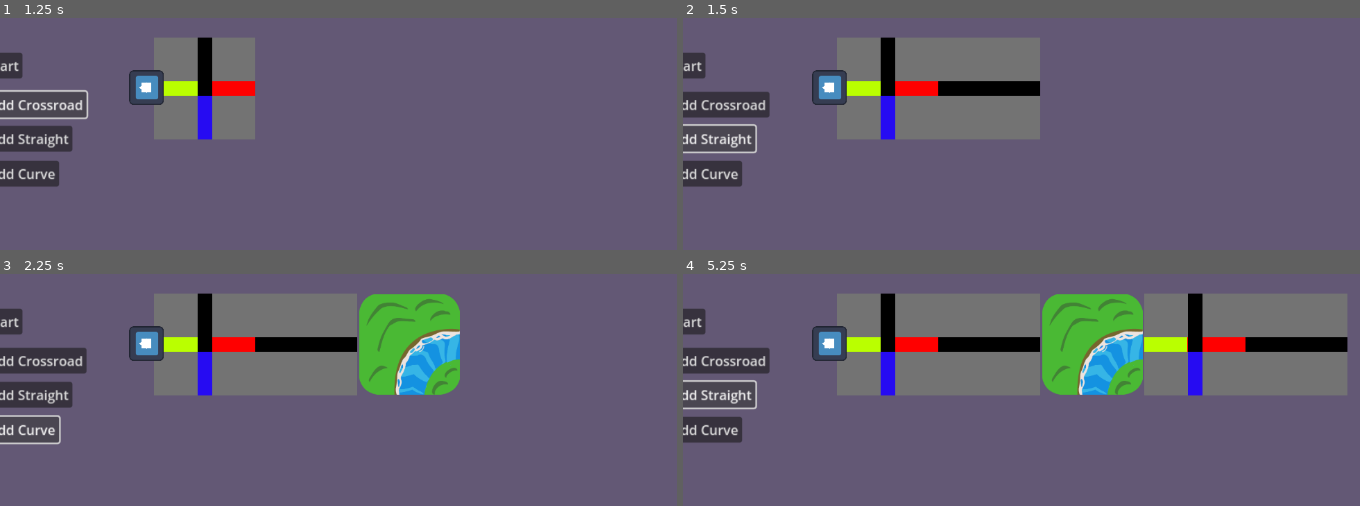
Above: before the commit, frames 1-4 (two rows, left to right).
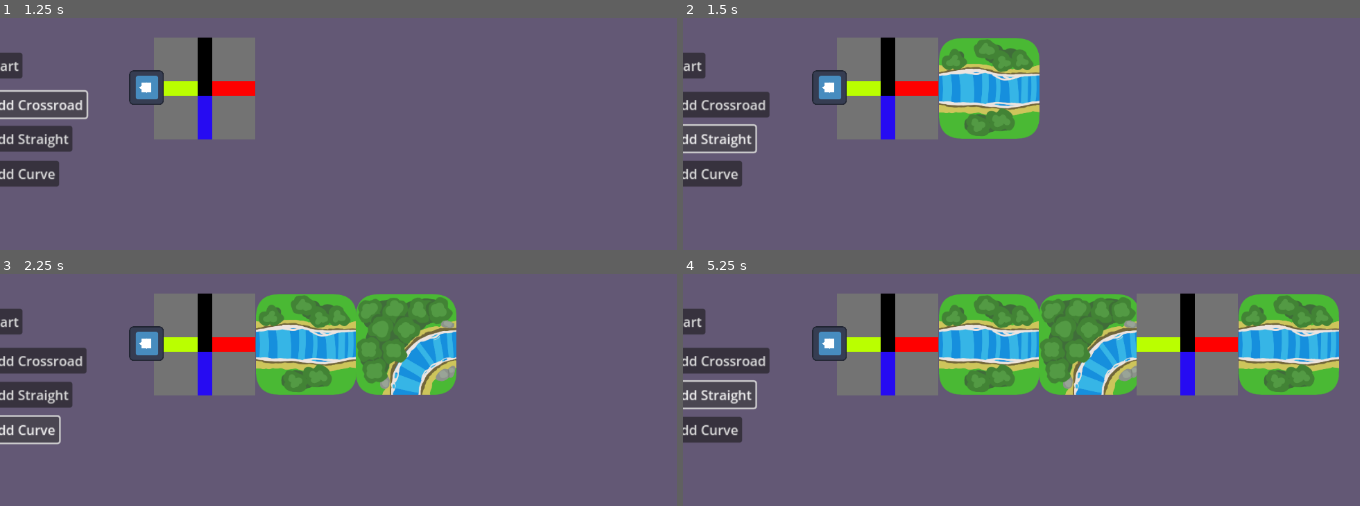
Above: after the commit, the same moments.

Repository: hellphy/CatSlide
Game: Godot game, scene res://scenes/main.tscn
Two runs of this game, one before a commit and one after it. Both use one fixed random seed, a clock stepped at 60 frames per second and the inputs below. The project has no main scene, so this scene is started directly. The engine's default icon, where the game draws it, is replaced by a stand-in: a white triangle on a blue panel in a dark square.
Inputs:
- Up to frame 1 (1.25 s): click "add Crossroad" at 0.5 s
- Up to frame 2 (1.5 s): click "add Straight" at 1.25 s
- Up to frame 3 (2.25 s): click "add Curve" at 2 s
- Up to frame 4 (5.25 s): click "Start" at 2.75 s; click "Start" at 3.5 s; click "add Crossroad" at 4.25 s; click "add Straight" at 5 s

Frame 1 is identical in both runs. In frame 2, 6.5% of the frame differs, in the area x 37-53%, y 8-53%; in frame 3, 11%; in frame 4, 19%, in the area x 37-99%, y 8-53%.

Commit message:
updated graphics for straight and curve

Diff:
--- a/scenes/cat.tscn
+++ b/scenes/cat.tscn
@@ -4,7 +4,7 @@
 [ext_resource type="Texture2D" uid="uid://wcu6tw6dcr8u" path="res://icon.svg" id="2_gulou"]
 
 [sub_resource type="CircleShape2D" id="CircleShape2D_p1mh8"]
-radius = 28.0178
+radius = 17.0
 
 [sub_resource type="CircleShape2D" id="CircleShape2D_6tkxf"]
 radius = 18.0278
--- a/scenes/corner.tscn
+++ b/scenes/corner.tscn
@@ -5,13 +5,13 @@
 
 [sub_resource type="Curve2D" id="Curve2D_wtj3m"]
 _data = {
-"points": PackedVector2Array(-0.140308, 10.5231, 0.140308, -10.5231, 1, 65, -16.1354, 19.6431, 16.1354, -19.6431, 14, 17, -3.50769, 0.140308, 3.50769, -0.140308, 67, 0)
+"points": PackedVector2Array(-0.140308, 10.5231, 0.140308, -10.5231, 1, 61, -16.1354, 19.6431, 16.1354, -19.6431, 14, 17, -3.50769, 0.140308, 3.50769, -0.140308, 62, 0)
 }
 point_count = 3
 
 [sub_resource type="Curve2D" id="Curve2D_gvxo4"]
 _data = {
-"points": PackedVector2Array(5.24407, -0.187288, -5.24407, 0.187288, 127, 61, 17.4178, -14.6085, -17.4178, 14.6085, 78, 73, 0.561865, -11.2373, -0.561865, 11.2373, 61, 126)
+"points": PackedVector2Array(5.24407, -0.187288, -5.24407, 0.187288, 122, 61, 17.4178, -14.6085, -17.4178, 14.6085, 78, 73, 0.561865, -11.2373, -0.561865, 11.2373, 61, 122)
 }
 point_count = 3
 
@@ -22,13 +22,19 @@
 size = Vector2(121, 122)
 
 [node name="Control" type="Control"]
-custom_minimum_size = Vector2(121, 121)
+custom_minimum_size = Vector2(116, 116)
 layout_mode = 3
-anchors_preset = 0
-offset_left = -61.0
-offset_top = -61.0
-offset_right = 60.0
-offset_bottom = 60.0
+anchors_preset = 8
+anchor_left = 0.5
+anchor_top = 0.5
+anchor_right = 0.5
+anchor_bottom = 0.5
+offset_left = -636.0
+offset_top = -385.0
+offset_right = -515.0
+offset_bottom = -264.0
+grow_horizontal = 2
+grow_vertical = 2
 pivot_offset = Vector2(61, 61)
 mouse_filter = 2
 
@@ -46,7 +52,7 @@
 
 [node name="Path1" type="PathFollow2D" parent="Area2D/FirstPath"]
 unique_name_in_owner = true
-position = Vector2(1, 65)
+position = Vector2(1, 61)
 rotation = -1.55746
 scale = Vector2(1.00037, 1)
 skew = -1.38283e-05
@@ -58,7 +64,7 @@
 
 [node name="Path2" type="PathFollow2D" parent="Area2D/SecondPath"]
 unique_name_in_owner = true
-position = Vector2(127, 61)
+position = Vector2(122, 61)
 rotation = 3.10589
 loop = false
 
@@ -66,19 +72,18 @@
 unique_name_in_owner = true
 
 [node name="FirstEntryCollision" type="CollisionShape2D" parent="Area2D/FirstEntry"]
-position = Vector2(2, 56)
+position = Vector2(2, 52)
 shape = SubResource("RectangleShape2D_pdcbj")
 
 [node name="SecondEntry" type="Area2D" parent="Area2D"]
 unique_name_in_owner = true
 
-[node name="SecondEntryCollision" type="CollisionShape2D" parent="Area2D/SecondEntry"]
-position = Vector2(56, 1)
+[node name="CollisionShape2D" type="CollisionShape2D" parent="Area2D/SecondEntry"]
+position = Vector2(53, 1)
 rotation = 1.5708
 shape = SubResource("RectangleShape2D_pdcbj")
 
 [node name="CollisionShape2D" type="CollisionShape2D" parent="Area2D"]
-visible = false
 position = Vector2(0.5, 0)
 shape = SubResource("RectangleShape2D_o8u0q")
 
--- a/scenes/cross.tscn
+++ b/scenes/cross.tscn
@@ -20,7 +20,7 @@
 point_count = 2
 
 [node name="CrossPiece" type="Control"]
-custom_minimum_size = Vector2(118, 118)
+custom_minimum_size = Vector2(116, 116)
 layout_mode = 3
 anchors_preset = 0
 offset_left = -60.0
--- a/scenes/main.tscn
+++ b/scenes/main.tscn
@@ -77,7 +77,7 @@
 shape = SubResource("RectangleShape2D_ysm4g")
 
 [node name="CollisionShape2D2" type="CollisionShape2D" parent="StaticBody2D"]
-position = Vector2(430, -325)
+position = Vector2(423, -325)
 rotation = 1.57079
 shape = SubResource("RectangleShape2D_ysm4g")
 
--- a/scenes/straight.tscn
+++ b/scenes/straight.tscn
@@ -1,54 +1,45 @@
-[gd_scene load_steps=8 format=3 uid="uid://dkr0n2g0dhdvp"]
+[gd_scene load_steps=7 format=3 uid="uid://dkr0n2g0dhdvp"]
 
 [ext_resource type="Script" path="res://scripts/pieces.gd" id="1_vhd1v"]
-
-[sub_resource type="CanvasTexture" id="CanvasTexture_fhioa"]
-
-[sub_resource type="CanvasTexture" id="CanvasTexture_ijrdi"]
-specular_color = Color(0.866667, 0.137255, 0.137255, 1)
+[ext_resource type="Texture2D" uid="uid://dq0qt7dunyrbf" path="res://straightPiece.png" id="2_0w1dh"]
 
 [sub_resource type="RectangleShape2D" id="RectangleShape2D_8b44i"]
 size = Vector2(122, 122)
 
 [sub_resource type="RectangleShape2D" id="RectangleShape2D_g87ot"]
-size = Vector2(18, 29)
+size = Vector2(22, 33)
 
 [sub_resource type="Curve2D" id="Curve2D_2isi7"]
 _data = {
-"points": PackedVector2Array(0, 0, 0, 0, -61, 0, 0, 0, 0, 0, 61, 0)
+"points": PackedVector2Array(0, 0, 0, 0, -61, 0, 0, 0, 0, 0, -29, -4, 0, 0, 0, 0, 32, 3, 0, 0, 0, 0, 61, 0)
 }
-point_count = 2
+point_count = 4
 
 [sub_resource type="Curve2D" id="Curve2D_uhur6"]
 _data = {
-"points": PackedVector2Array(0, 0, 0, 0, 61, 0, 0, 0, 0, 0, -61, 0)
+"points": PackedVector2Array(0, 0, 0, 0, 61, 0, 20.2622, 0.264866, -20.2622, -0.264866, 33, 3, 0, 0, 0, 0, -31, -4, 0, 0, 0, 0, -61, 0)
 }
-point_count = 2
+point_count = 4
 
 [node name="StraightPiece" type="Control"]
-custom_minimum_size = Vector2(118, 118)
+custom_minimum_size = Vector2(116, 116)
 layout_mode = 3
 anchors_preset = 0
-offset_right = 118.0
-offset_bottom = 122.0
+offset_left = -61.0
+offset_top = -61.0
+offset_right = 61.0
+offset_bottom = 61.0
 pivot_offset = Vector2(61, 61)
 mouse_filter = 2
 
 [node name="Straight" type="Area2D" parent="."]
-position = Vector2(59, 61)
+position = Vector2(61, 61)
 script = ExtResource("1_vhd1v")
 
-[node name="Sprite2D" type="Sprite2D" parent="Straight"]
-self_modulate = Color(0.45098, 0.45098, 0.45098, 1)
-scale = Vector2(122, 122)
-texture = SubResource("CanvasTexture_fhioa")
-
-[node name="Sprite2D3" type="Sprite2D" parent="Straight"]
-self_modulate = Color(0, 0, 0, 1)
-position = Vector2(0.0165398, -9.40862e-05)
-rotation = 1.5708
-scale = Vector2(17.478, 122)
-texture = SubResource("CanvasTexture_ijrdi")
+[node name="StraightPiece" type="Sprite2D" parent="Straight"]
+rotation = 1.57079
+scale = Vector2(0.56, 0.56)
+texture = ExtResource("2_0w1dh")
 
 [node name="CollisionShape2D" type="CollisionShape2D" parent="Straight"]
 shape = SubResource("RectangleShape2D_8b44i")
@@ -57,14 +48,14 @@
 unique_name_in_owner = true
 
 [node name="CollisionShape2D" type="CollisionShape2D" parent="Straight/FirstEntry"]
-position = Vector2(-52, 0)
+position = Vector2(-50, 0)
 shape = SubResource("RectangleShape2D_g87ot")
 
 [node name="SecondEntry" type="Area2D" parent="Straight"]
 unique_name_in_owner = true
 
 [node name="CollisionShape2D2" type="CollisionShape2D" parent="Straight/SecondEntry"]
-position = Vector2(52, 0)
+position = Vector2(49, 0)
 shape = SubResource("RectangleShape2D_g87ot")
 
 [node name="FirstPath" type="Path2D" parent="Straight"]
@@ -73,6 +64,7 @@
 [node name="Path1" type="PathFollow2D" parent="Straight/FirstPath"]
 unique_name_in_owner = true
 position = Vector2(-61, 0)
+rotation = -0.124355
 
 [node name="SecondPath" type="Path2D" parent="Straight"]
 curve = SubResource("Curve2D_uhur6")
@@ -80,7 +72,20 @@
 [node name="Path2" type="PathFollow2D" parent="Straight/SecondPath"]
 unique_name_in_owner = true
 position = Vector2(61, 0)
+rotation = 3.03486
+
+[node name="StaticBody2D" type="StaticBody2D" parent="Straight"]
+position = Vector2(-61, -61)
+collision_layer = 2
+collision_mask = 0
+
+[node name="CollisionPolygon2D" type="CollisionPolygon2D" parent="Straight/StaticBody2D"]
+polygon = PackedVector2Array(3, 13, 11, 5, 23, 0, 99, 0, 110, 4, 119, 13)
+
+[node name="CollisionPolygon2D2" type="CollisionPolygon2D" parent="Straight/StaticBody2D"]
+position = Vector2(122, 122)
 rotation = 3.14159
+polygon = PackedVector2Array(3, 13, 11, 5, 23, 0, 99, 0, 110, 4, 119, 13)
 
 [connection signal="body_entered" from="Straight/FirstEntry" to="Straight" method="_on_first_entry_body_entered"]
 [connection signal="body_entered" from="Straight/SecondEntry" to="Straight" method="_on_second_entry_body_entered"]
--- a/scripts/cat.gd
+++ b/scripts/cat.gd
@@ -7,5 +7,6 @@
 	%CatCollider.disabled = collider_switch
 	%CatArea.monitoring = area_switch
 
+
 func _on_cat_area_body_entered(body: Node2D) -> void:
 	Globals.emit_signal("restart")
--- a/scripts/pieces.gd
+++ b/scripts/pieces.gd
@@ -8,15 +8,18 @@
 @onready var first_entry: Area2D = %FirstEntry
 @onready var second_entry: Area2D = %SecondEntry
 
+var tween: Tween
 
 static var can_click = true
+
 
 func _ready() -> void:
 	Globals.connect("restart_areas", _restart_areas)
 
 
 func _restart_areas() -> void:
-	print("restarted")
+	if tween != null:
+		tween.kill()
 	first_entry.monitoring = true
 	second_entry.monitoring = true
 	path1.progress_ratio = 0
@@ -24,7 +27,9 @@
 
 func path_anim(path: PathFollow2D,ratio: int) -> void:
 	#animates start and finish of a path
-	var tween := create_tween()
+	if tween != null:
+		tween.kill()
+	tween = create_tween()
 	tween.tween_property(path,"progress_ratio",ratio,0.4)
 
 
@@ -34,12 +39,14 @@
 
 
 func _on_first_entry_body_entered(body: Node2D) -> void:
+	path1.progress_ratio = 0
 	call_deferred("disable_areas",second_entry)
 	call_deferred("add_player",body, path1)
 	path_anim(path1, 1)
 
 
 func _on_second_entry_body_entered(body: Node2D) -> void:
+	path2.progress_ratio = 0
 	call_deferred("disable_areas",first_entry)
 	call_deferred("add_player",body, path2)
 	path_anim(path2,1)
Binary file changed: cornerPiece.png
Binary file added: straightPiece.png
Not shown, added: straightPiece.png.import
